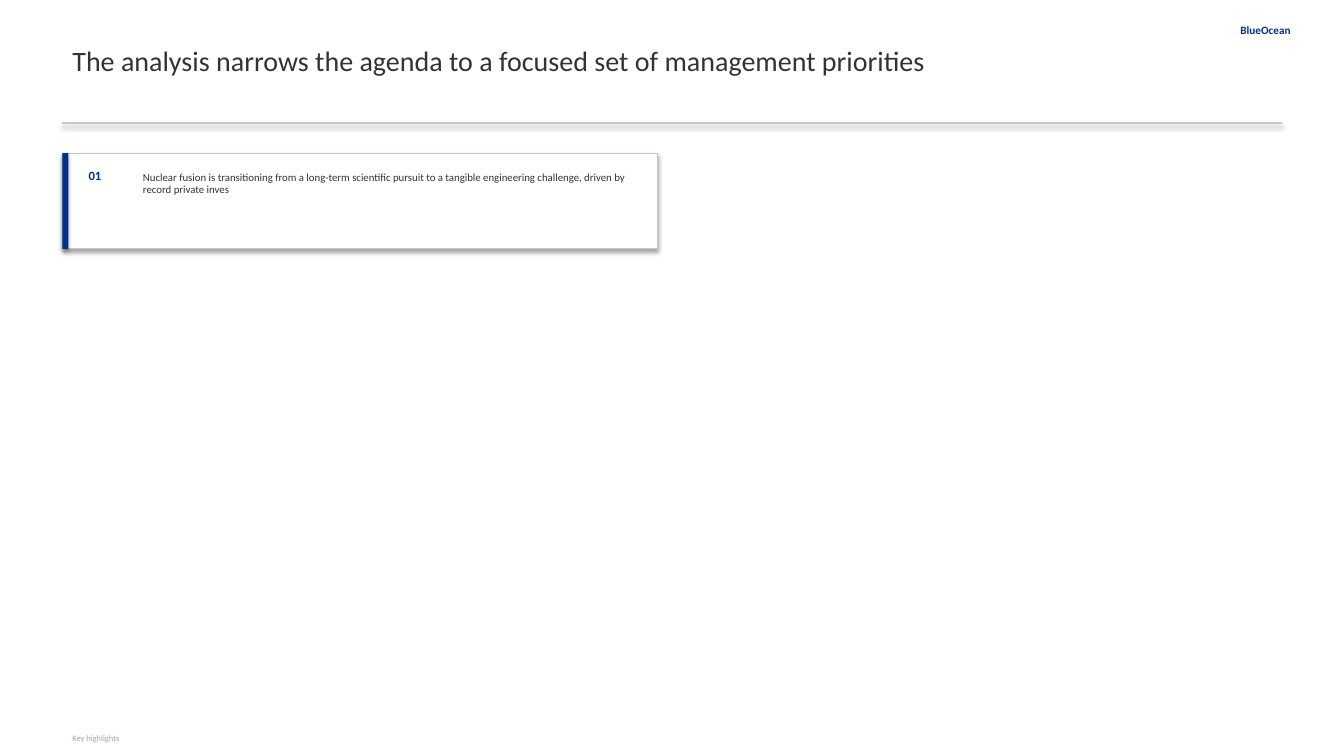
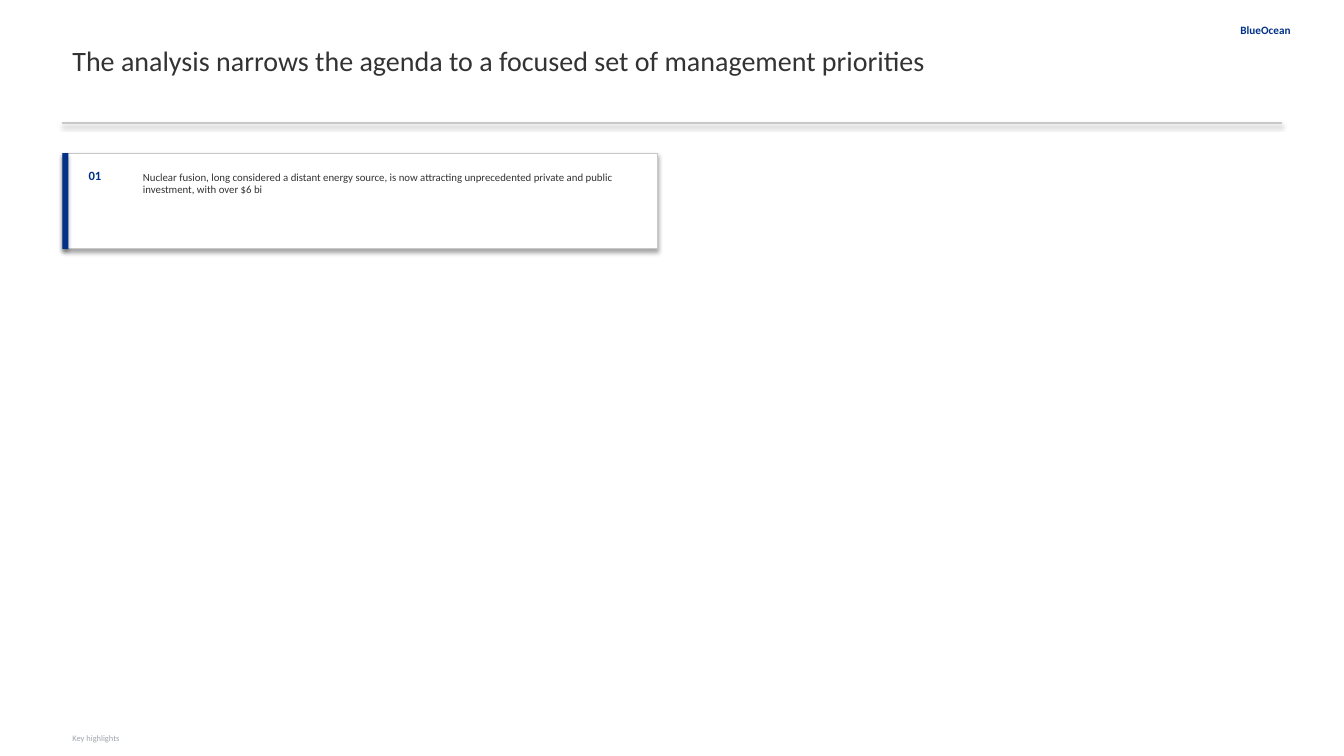
Before and after one commit to yt-feng/gen_rpt, a slide deck: slide 3 of reports/2026-05-14-nuclear-fusion-commercialization-outlook-and-strategic-impli/report.pptx. Drawn at 1344x756 pixels with LibreOffice and Linux fonts; fonts in the diff are those of the drawing. Boxes give left, top, right and bottom in pixels: in the first picture for what was removed or moved away, otherwise in the second. Text is boxed around its words. In the diff, an @@ line names an element or a change of style, - is before the commit and + after.

```diff
--- a/reports/2026-05-14-nuclear-fusion-commercialization-outlook-and-strategic-impli/report.pptx
+++ b/reports/2026-05-14-nuclear-fusion-commercialization-outlook-and-strategic-impli/report.pptx
@@ text at (143, 173, 612, 194): text changed @@
-Nuclear fusion is transitioning from a long-term scientific pursuit to a tangible engineering challenge, driven by record private inves
+Nuclear fusion, long considered a distant energy source, is now attracting unprecedented private and public investment, with over $6 bi
```
Also in this commit, not shown: 3 other slides changed, 7 slides added, 7 slides removed, 47 other files.
